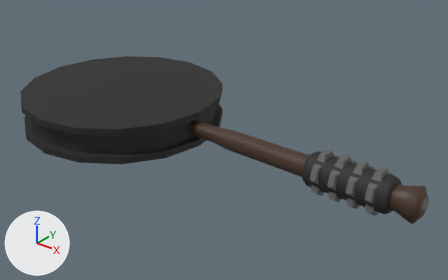
A saved change to the Blender file Assets/Bots/Meshes/club.blend.
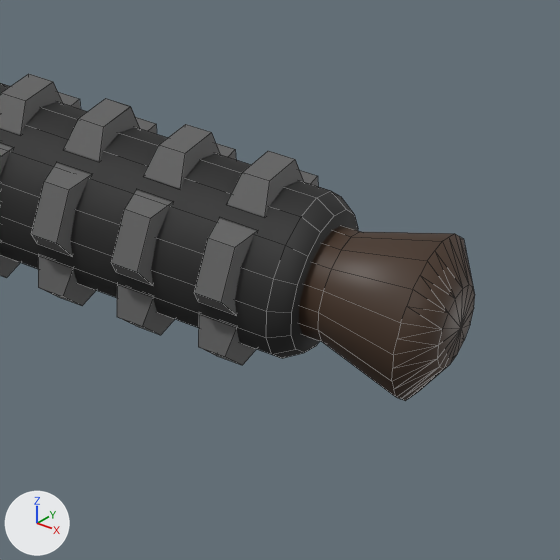
There are two pictures of each version: one whole from a 50 mm camera at (2.47, -2.19, 1.34) aimed at (0.69, 0.04, -0.04), one close up on the part from 71% to 100% of the width and 47% to 93% of the height. The axes (+X, +Y, +Z) are drawn at lower left. The lights are the same throughout. The close-ups show mesh edges as thin lines.

Script lines for the objects in view, before the commit:
```python
ob_cube = bpy.data.objects.new('Cube', me_cube)
ob_cube.parent = ob_cylinder
ob_cube.location = (0.0, 0.0, 0.0)
ob_cube.scale = (0.561, 0.561, 0.561)
ob_cylinder = bpy.data.objects.new('Cylinder', me_cylinder_007)
ob_cylinder.location = (0.0, 0.0, 0.0)
ob_cylinder.rotation_euler = (0.0, 1.571, 0.0)  # degrees (0, 90, 0)
ob_cylinder.scale = (0.0964, 0.0964, 0.0964)
ob_cylinder_003 = bpy.data.objects.new('Cylinder.003', me_cylinder_008)
ob_cylinder_003.parent = ob_cylinder
ob_cylinder_003.location = (1.426, 0.0, 0.0)
ob_cylinder_003.rotation_euler = (0.0, 1.571, 0.0)  # degrees (0, 90, 0)
ob_cylinder_003.scale = (0.16, 0.16, 2.04)
```
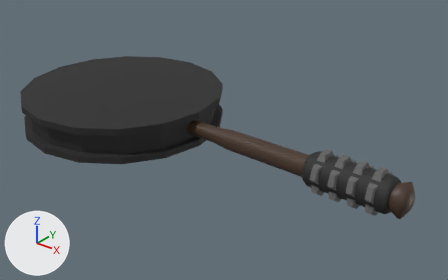
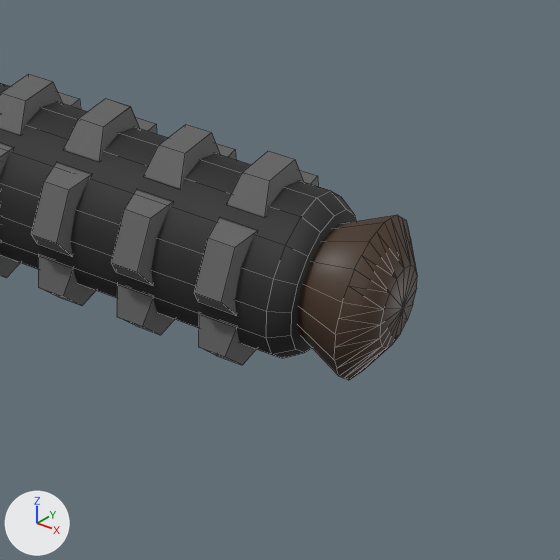
Edits to the scene script, one JSON object a line:
```json
{"block": "me_cylinder_007", "where": "# used by ob_cylinder; location = (0.0, 0.0, 0.0); rotation_euler = (0.0, 1.571, 0.0), in degrees (0, 90, 0); scale = (0.0964, 0.0964, 0.0964)"}
{"op": "remove", "block": "me_cylinder_007", "code": "me_cylinder_007.from_pydata(...)  # 161 vertices, 177 faces; spans x -0.9..0.9, y -0.9..0.9, z 3.2..18.3"}
{"op": "add", "block": "me_cylinder_007", "code": "me_cylinder_007.from_pydata(...)  # 193 vertices, 209 faces; spans x -0.9..0.9, y -0.9..0.9, z 3.2..17.7"}
{"block": "me_cylinder_007", "change": "me_cylinder_007 part 1"}
{"block": "me_cylinder_007", "change": "49 vertices in x -0.9..0.9, y -0.9..0.9, z 18.0..18.3 move by (0.0, 0.0, -0.6)"}
{"block": "me_cylinder_007", "change": "16 vertices in x -0.6..0.6, y -0.6..0.6, z 17.1 move by (0.0, 0.0, -0.2)"}
```

What differs and where, as boxes (x1, y1, x2, y2) in the close-ups (560 x 560 px):
```json
{"object": "Cylinder", "change": "reshaped", "before": [299, 225, 475, 401], "after": [298, 215, 417, 380]}
```
